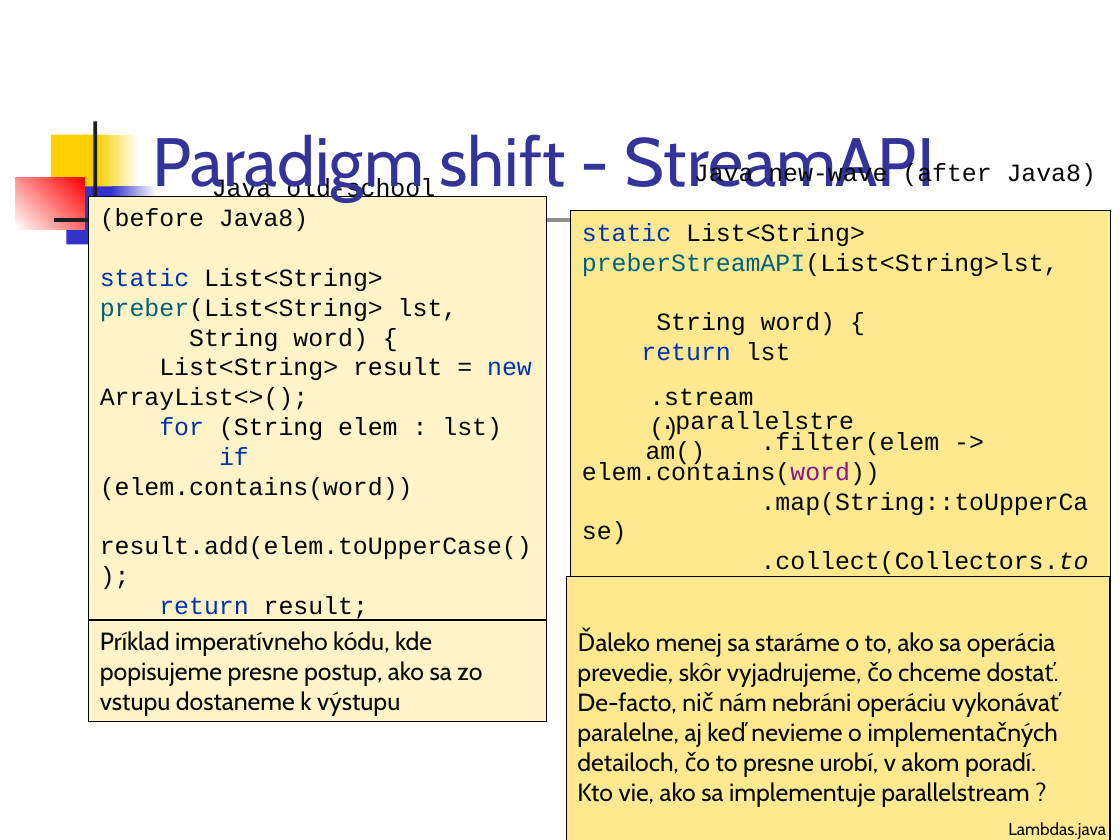
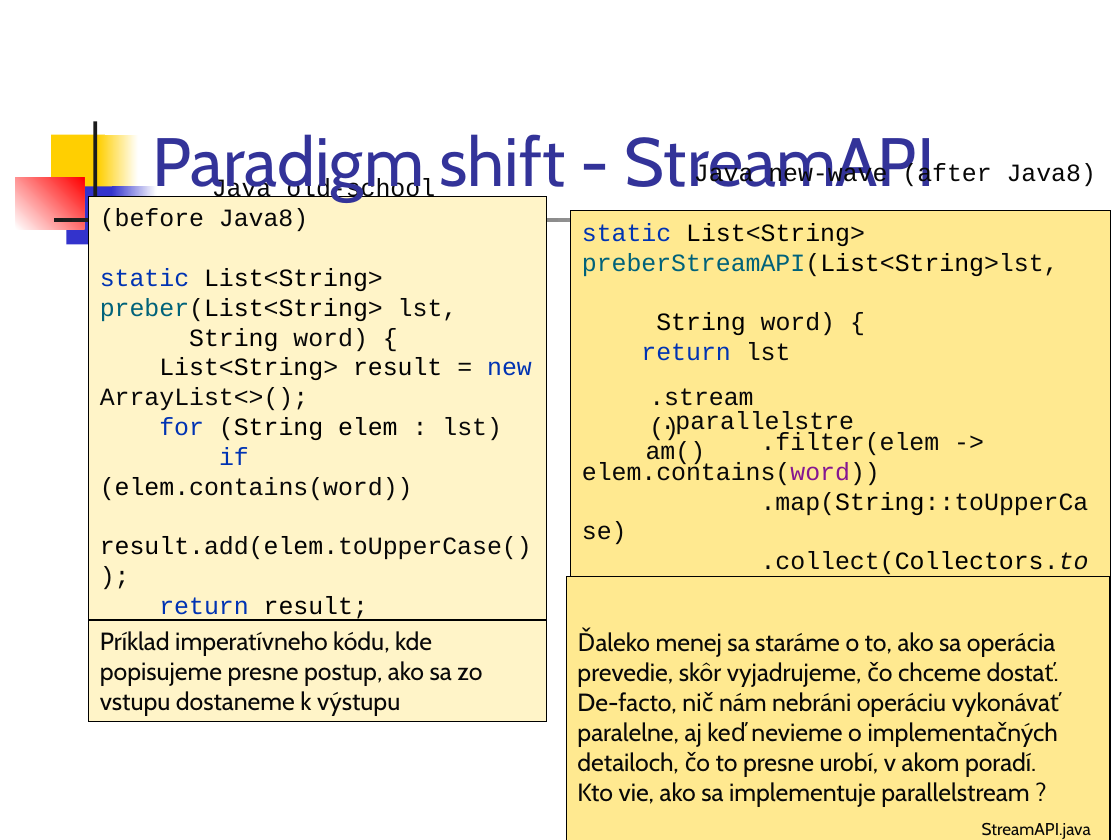
Before and after one commit to paradigmy/Prednasky, a slide deck: slide 5 of 01/uvod.ppt. Drawn at 1120x840 pixels with LibreOffice and Linux fonts; fonts in the diff are those of the drawing. Boxes give left, top, right and bottom in pixels: in the first picture for what was removed or moved away, otherwise in the second. Text is boxed around its words. In the diff, an @@ line names an element or a change of style, - is before the commit and + after.

```diff
--- a/01/uvod.ppt
+++ b/01/uvod.ppt
@@ text at [982, 822, 1091, 839]: text changed @@
-Lambdas.java
+StreamAPI.java
```
Also in this commit, not shown: 14 other slides changed, 1 other file.
